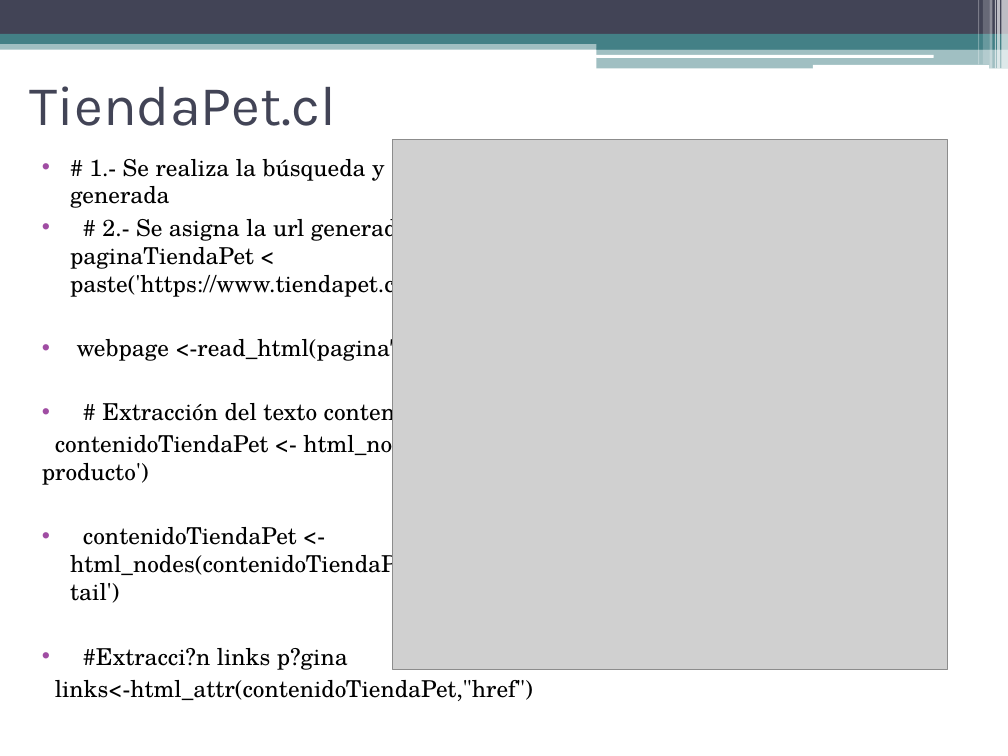
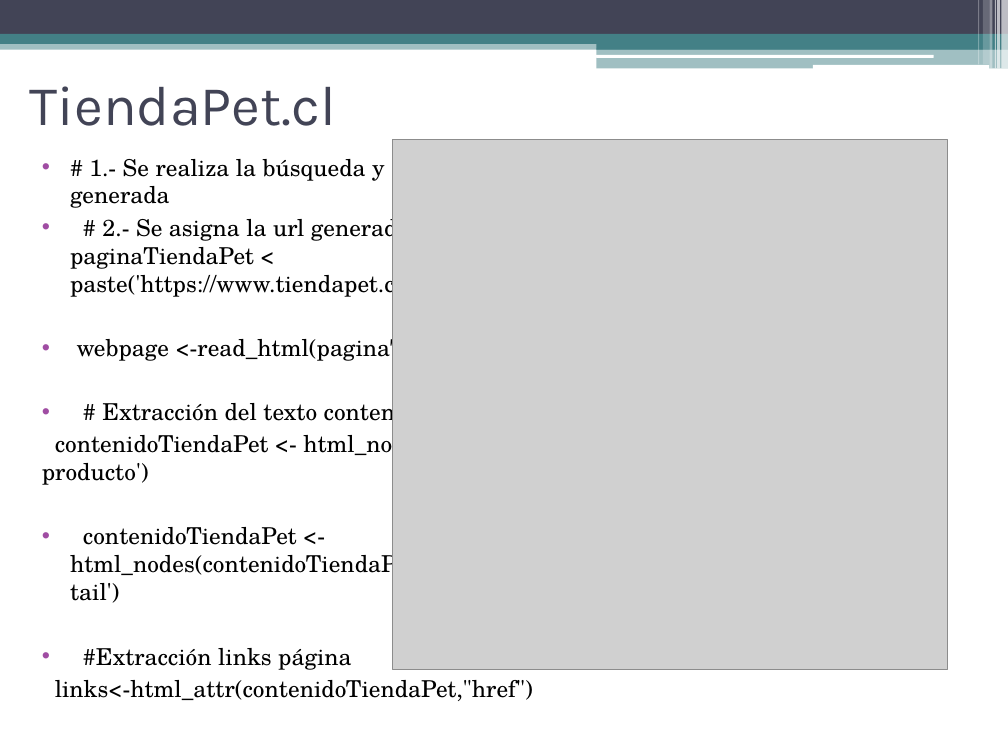
Before and after one commit to holajavi/Proyecto-final, a slide deck: slide 3 of Ppt proyecto final.pptx. Drawn at 1008x756 pixels with LibreOffice and Linux fonts; fonts in the diff are those of the drawing; grey boxes stand for pictures. Boxes give left, top, right and bottom in pixels: in the first picture for what was removed or moved away, otherwise in the second. Text is boxed around its words. In the diff, an @@ line names an element or a change of style, - is before the commit and + after.

```diff
--- a/Ppt proyecto final.pptx
+++ b/Ppt proyecto final.pptx
@@ text at [83,648,351,670]: text changed @@
-• #Extracci?n links p?gina
+• #Extracción links página
```
Also in this commit, not shown: 1 other slide changed, 4 slides added, 1 slide removed.
